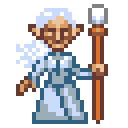
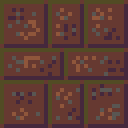
Two versions of the same layered image (128×128). Layer-by-layer changes:
hid "helf-light" over [16, 4, 108, 124]
showed "tunnel", painted on it over [0, 0, 128, 128]
